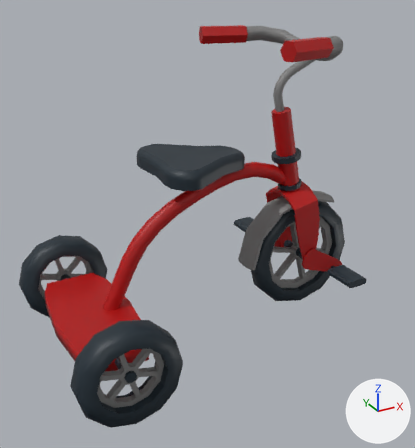
The Blender file Content/Vehicle/Tricycle/Tricycle.blend, before and after one commit.
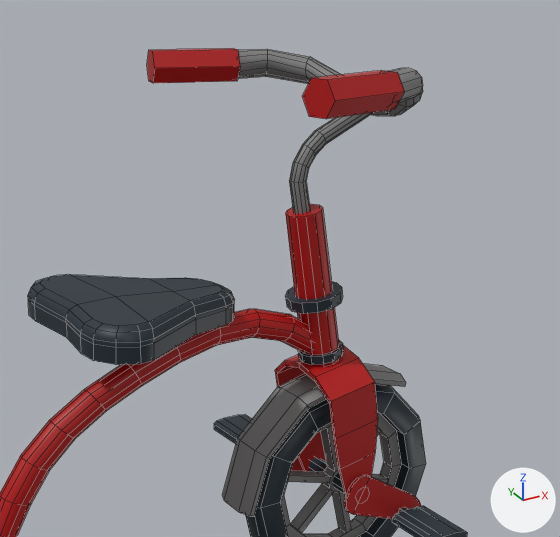
Old and new are each drawn whole from a 50 mm lens placed at (-108.4, -182.0, 138.1), pointed at (-10.2, -3.4, 48.8) and again close up on the part from 29% to 100% of the width and 0% to 63% of the height. The lights are fixed; the arrows at lower right show +X, +Y and +Z. The close-ups show mesh edges as thin lines.

The first close-up shows 'Tricycle'.
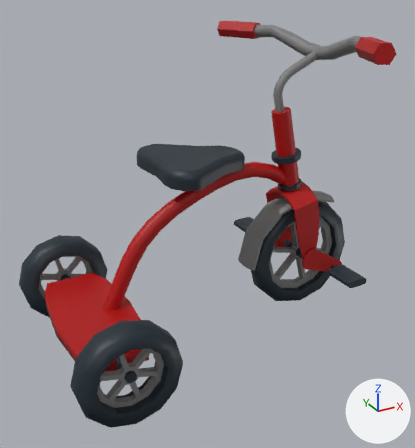
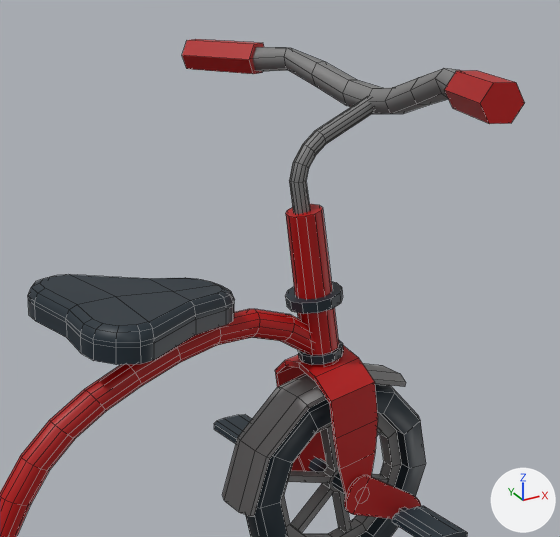
Patch to the scene script:
```diff
--- a/Content/Vehicle/Tricycle/Tricycle.blend.py
+++ b/Content/Vehicle/Tricycle/Tricycle.blend.py
@@ me_tricycle @@
 # used by ob_tricycle; location = (0.0, 0.0, 0.0)
-me_tricycle.from_pydata(...)  # 1416 vertices, 1225 faces; spans x -76.1..61.9, y -41.1..41.8, z 0.1..118.1
+me_tricycle.from_pydata(...)  # 1362 vertices, 1177 faces; spans x -76.1..61.9, y -50.8..50.8, z 0.1..118.2
+# me_tricycle part 1: the loose piece of 12 vertices spanning x 5.2..24.6, y -31.2..-20.3, z 111.5..117.8 is turned 53.9 degrees about the z axis through its middle, then moved by (14.9, -15.2, 0.4)
+# me_tricycle part 2: the loose piece of 12 vertices spanning x 3.8..23.4, y 20.9..32.8, z 111.8..118.1 is deleted
+# me_tricycle part 3
+# 102 vertices are removed from x 21.2..43.7, y -27.2..27.4, z 106.1..118.0
+# 96 faces are deleted
+# 60 vertices are added at x 22.8..43.2, y -36.6..50.8, z 107.4..118.2
+# 56 new faces join them
 me_tricycle.materials.append(mat_base)
```

Pixel boxes [x1, y1, x2, y2] of what changed, in the close-ups (560 x 537 px; the box of a moved part takes in the faces that stretch with it):
'Tricycle', reshaped
    before: [0, 48, 468, 537]
    after: [0, 39, 525, 537]
part 1 of me_tricycle, moved or reshaped
    before: [302, 70, 405, 119]
    after: [444, 70, 525, 124]
part 2 of me_tricycle, deleted (red)
    before: [147, 48, 240, 83]
part 3 of me_tricycle, cut back
    before: [238, 49, 423, 116]
    after: [182, 39, 461, 114]
